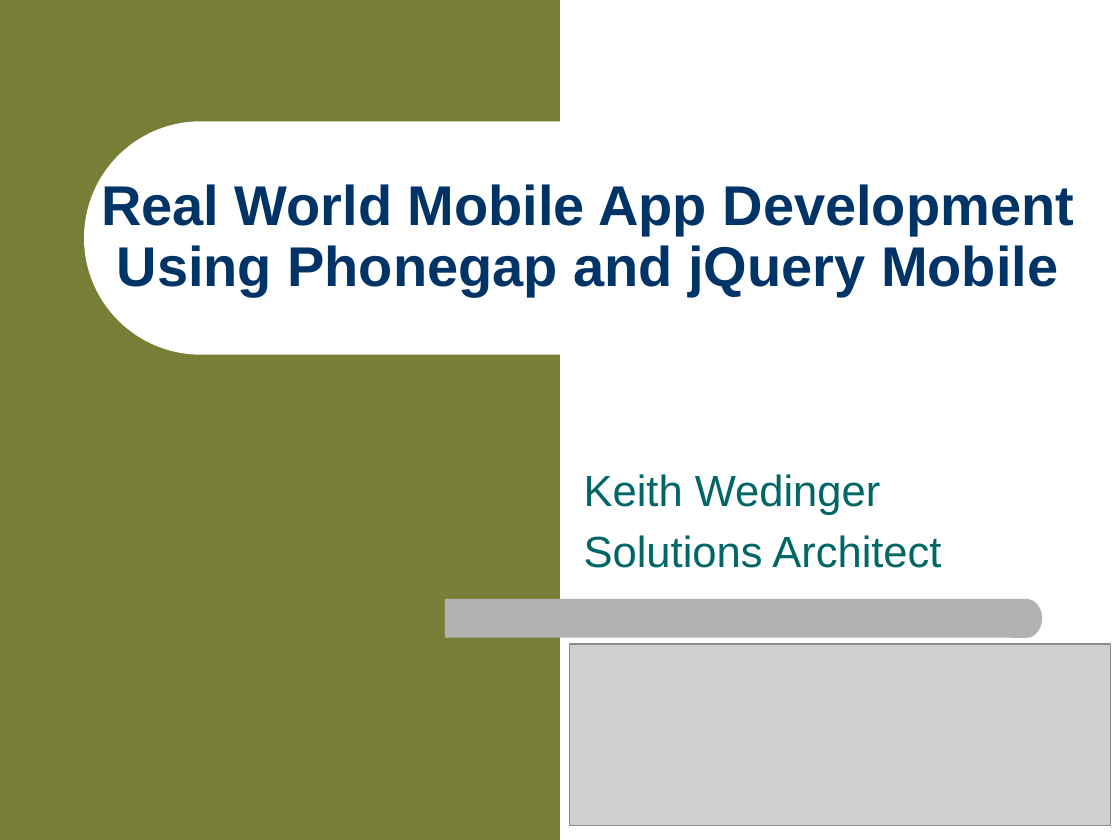
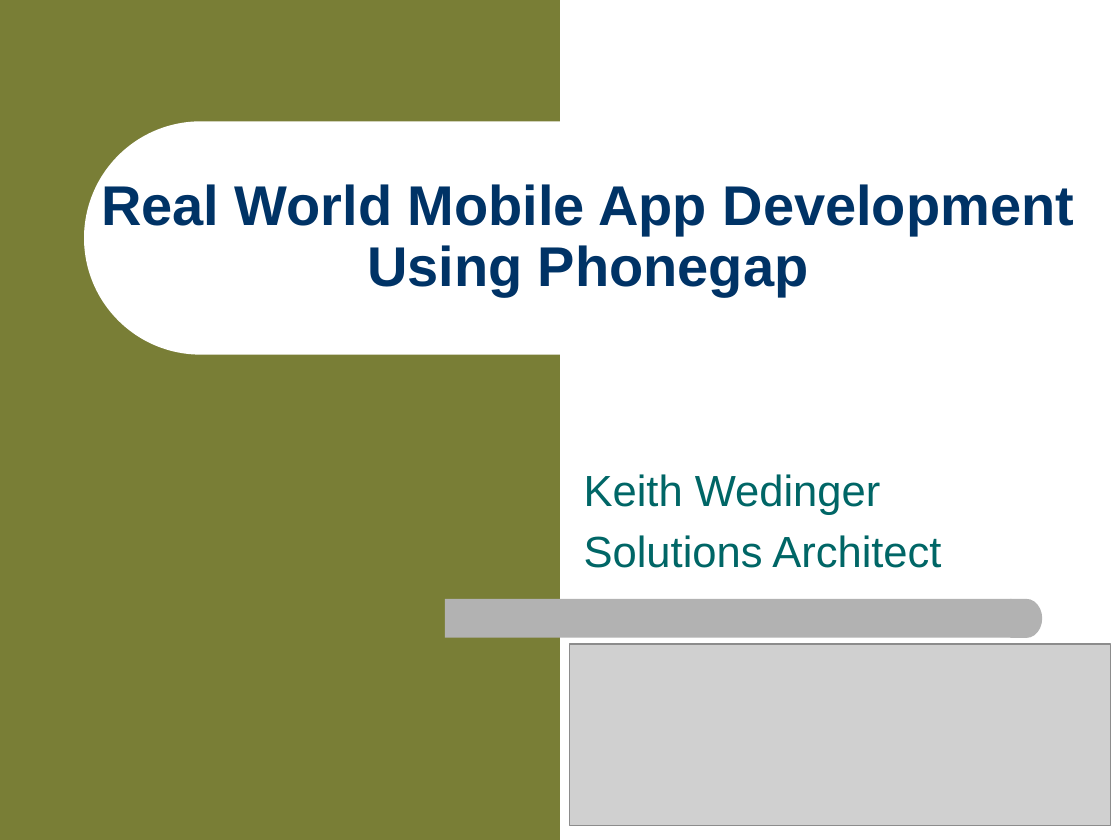
Before and after one commit to jkwuc89/RealPhonegapApp, a slide deck: slide 1 of RealWorldMobileAppDevelopment.pptx. Drawn at 1120x840 pixels with LibreOffice and Linux fonts; fonts in the diff are those of the drawing; grey boxes stand for pictures. Boxes give left, top, right and bottom in pixels: in the first picture for what was removed or moved away, otherwise in the second. Text is boxed around its words. In the diff, an @@ line names an element or a change of style, - is before the commit and + after.

Commit message:
Change presentation title

```diff
--- a/RealWorldMobileAppDevelopment.pptx
+++ b/RealWorldMobileAppDevelopment.pptx
@@ title at box(101, 184, 1074, 296): text changed @@
-Real World Mobile App Development Using Phonegap and jQuery Mobile
+Real World Mobile App Development Using Phonegap
```
